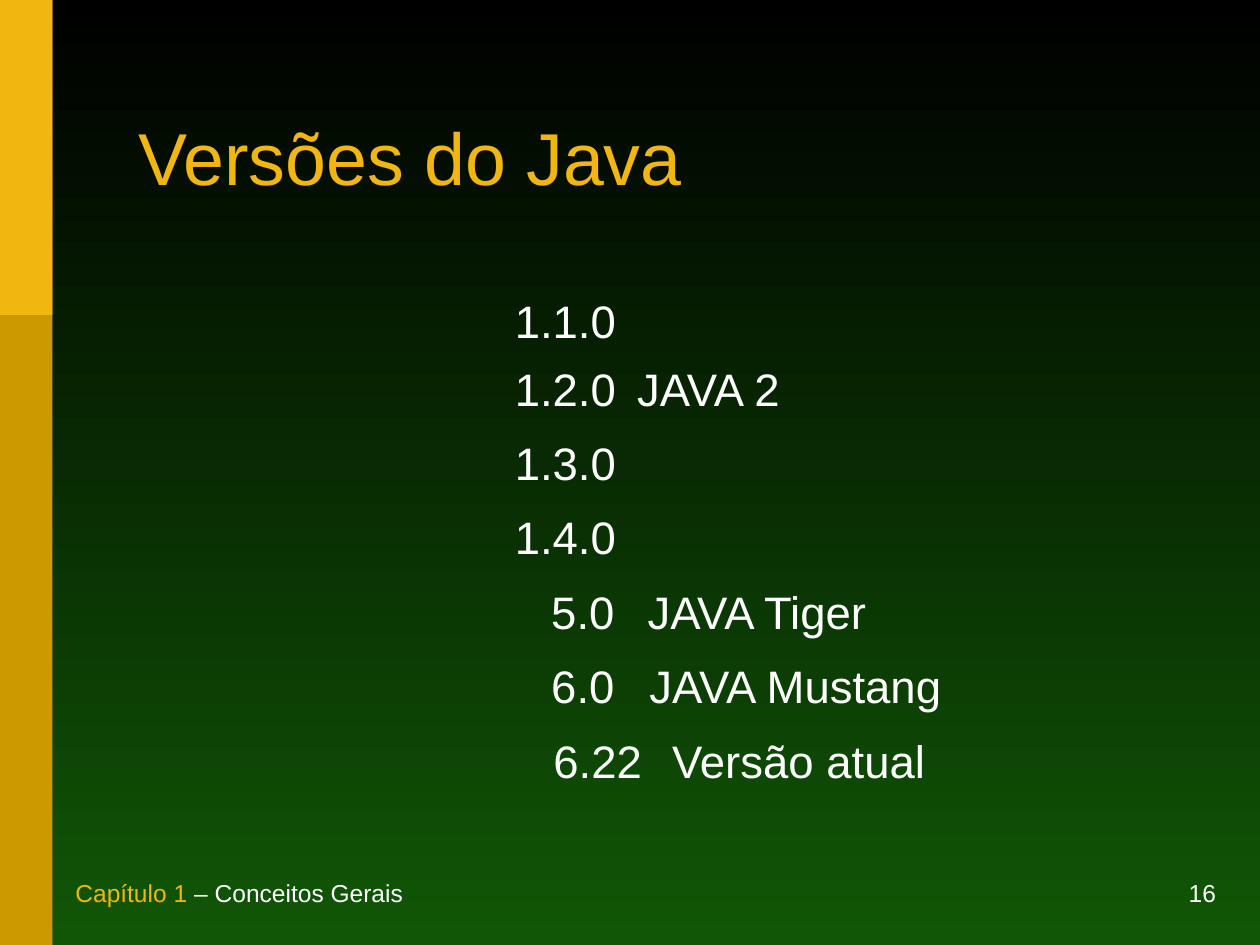
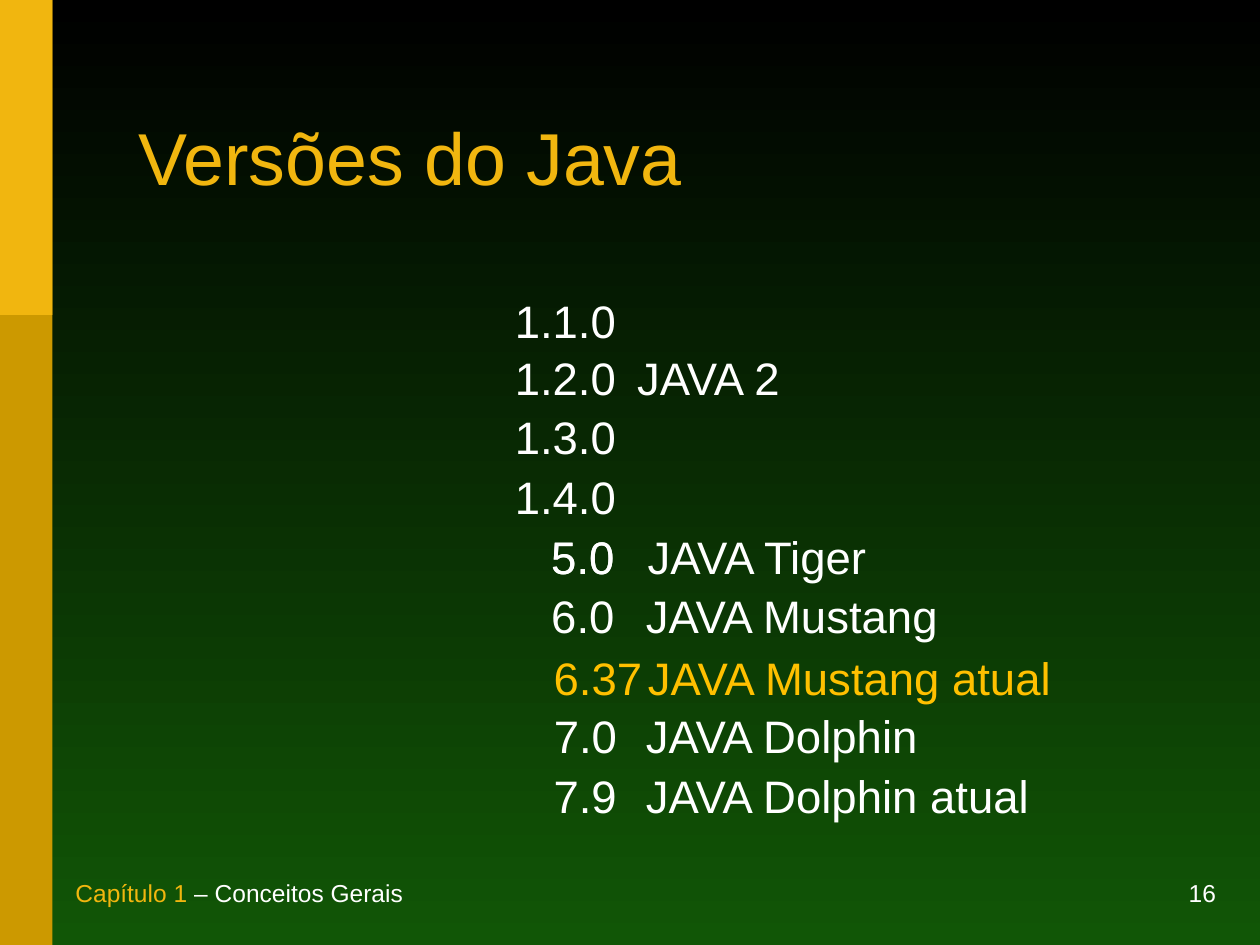
Before and after one commit to duchesqui/slzvieira-training, a slide deck: slide 16 of 1-Java-Programmer-Modulo-I/01.Capitulo01.ppt. Drawn at 1260x945 pixels with LibreOffice and Linux fonts; fonts in the diff are those of the drawing. Boxes give left, top, right and bottom in pixels: in the first picture for what was removed or moved away, otherwise in the second. Text is boxed around its words. In the diff, an @@ line names an element or a change of style, - is before the commit and + after.

```diff
--- a/1-Java-Programmer-Modulo-I/01.Capitulo01.ppt
+++ b/1-Java-Programmer-Modulo-I/01.Capitulo01.ppt
@@ text "1.2.0": place and size @@
-text "1.2.0" at bbox=[515, 374, 616, 407]
+text "1.2.0" at bbox=[515, 363, 616, 396]
@@ text "JAVA 2": place and size @@
-text "JAVA 2" at bbox=[637, 374, 779, 407]
+text "JAVA 2" at bbox=[637, 363, 779, 396]
@@ text "1.3.0": place and size @@
-text "1.3.0" at bbox=[515, 448, 616, 481]
+text "1.3.0" at bbox=[515, 422, 616, 455]
@@ text "1.4.0": place and size @@
-text "1.4.0" at bbox=[515, 522, 616, 555]
+text "1.4.0" at bbox=[515, 482, 616, 515]
@@ text "5.0" rewrapped from bbox=[551, 597, 614, 630] to bbox=[539, 523, 627, 591] @@
@@ text "JAVA Tiger": place and size @@
-text "JAVA Tiger" at bbox=[648, 596, 866, 638]
+text "JAVA Tiger" at bbox=[648, 541, 866, 583]
@@ text added at bbox=[551, 542, 614, 575], 26 pt, text #FFFFFF @@
+5.0
@@ text "6.0": place and size @@
-text "6.0" at bbox=[551, 671, 614, 704]
+text "6.0" at bbox=[551, 601, 614, 634]
@@ text "JAVA Mustang": place and size @@
-text "JAVA Mustang" at bbox=[649, 671, 941, 713]
+text "JAVA Mustang" at bbox=[646, 601, 937, 642]
@@ text at bbox=[554, 663, 643, 696]: text changed; text colour #FFFFFF to #FFC000 @@
-6.22
+6.37
@@ text added at bbox=[648, 662, 1051, 704], 26 pt, text #FFC000 @@
+JAVA Mustang atual
@@ text added at bbox=[554, 721, 617, 754], 26 pt, text #FFFFFF @@
+7.0
@@ text added at bbox=[646, 720, 917, 763], 26 pt, text #FFFFFF @@
+JAVA Dolphin
@@ text added at bbox=[554, 781, 617, 814], 26 pt, text #FFFFFF @@
+7.9
@@ text at bbox=[646, 780, 1029, 822]: text changed @@
-Versão atual
+JAVA Dolphin atual
```
Also in this commit, not shown: 1 other slide changed, 36 other files.
